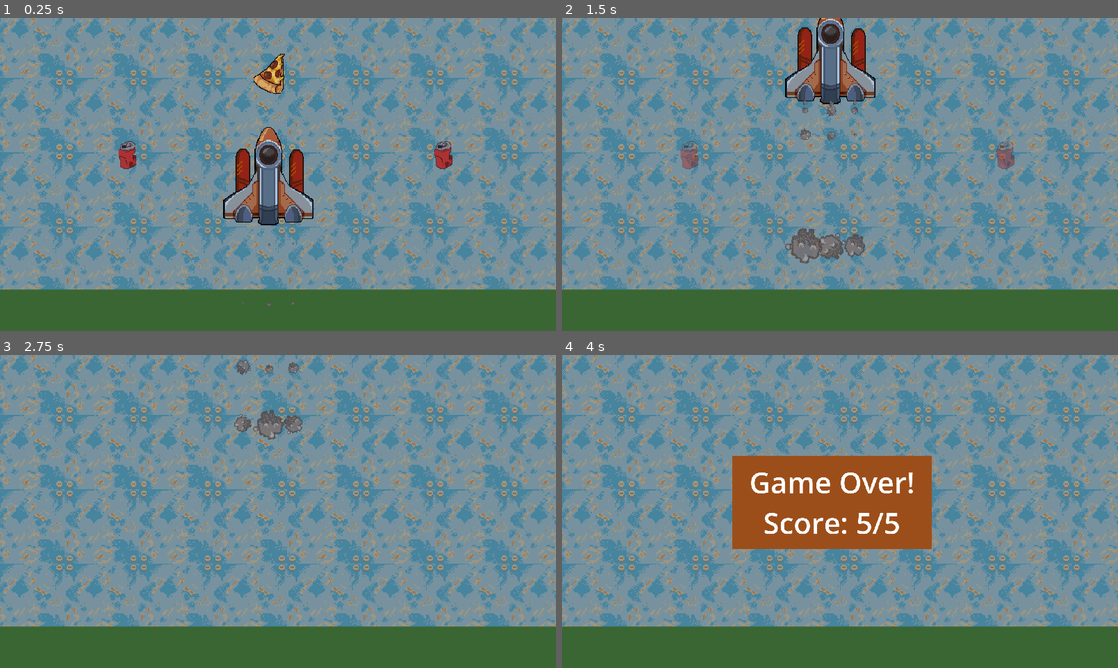
Above: before the commit, frames 1-4 (two rows, left to right).
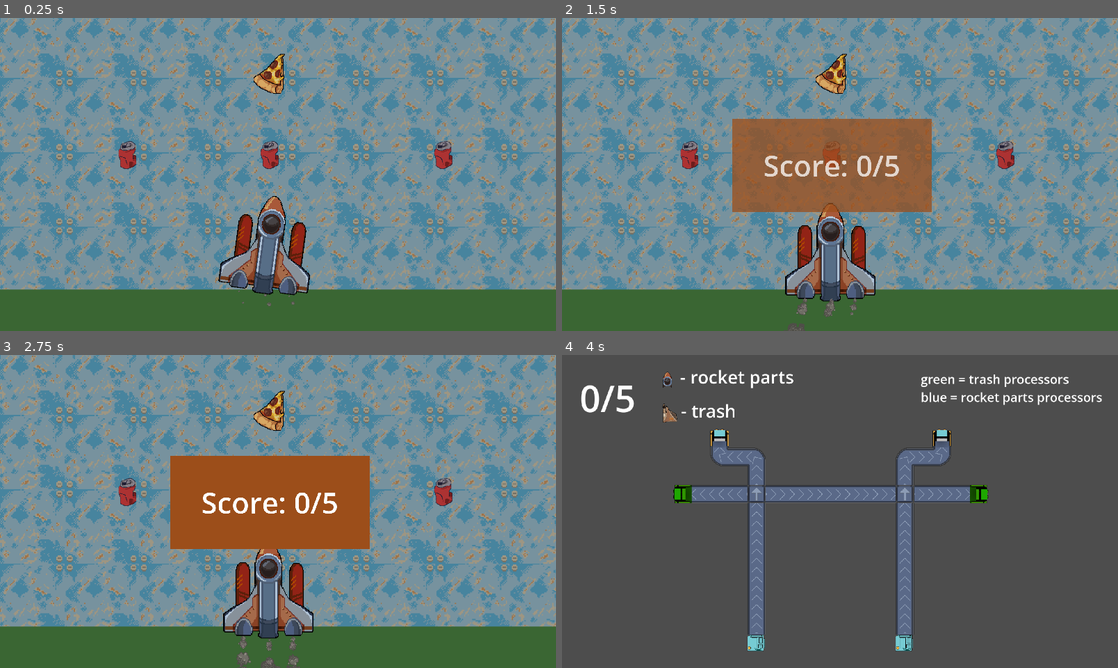
Above: after the commit, the same moments.

Repository: Boryslavc/gj60
Game: Godot game, scene res://Scenes/finalRocketAnimation.tscn
The game is run twice, just before and just after one commit, with the same random seed, the same clock (stepped at 60 frames per second) and the same inputs. This scene is started directly instead of the project's main scene. The engine's default icon, where the game draws it, is replaced by a stand-in: a white triangle on a blue panel in a dark square.
Inputs:
- Up to frame 1 (0.25 s): no input
- Up to frame 2 (1.5 s): hold D (switch_right) 0.53-1.28 s; hold S (switch_down) from 1.28 s (still down)
- Up to frame 3 (2.75 s): release S (switch_down) at 2.03 s; hold D (switch_right) from 2.03 s (still down)
- Up to frame 4 (4 s): release D (switch_right) at 2.78 s; hold W (switch_up) 2.78-3.53 s; hold A (switch_left) from 3.53 s (still down)

The runs differ from the first frame. In frame 1, 5.1% of the frame differs, in the area x 39-57%, y 34-90%; in frame 2, 17%; in frame 3, 15%; in frame 4, 100%, in the area x 0-100%, y 0-100%.

Commit message:
Add rocket scene between levels, fix port timers and level-end crash

Diff:
--- a/Data/Conveyor/receiving_port.gd
+++ b/Data/Conveyor/receiving_port.gd
@@ -19,14 +19,16 @@
 
 var _cell: Vector2i
 var _blocked := false
-
+var _block_timer := Timer.new()
 
 func _ready() -> void:
 	if _map == null:
 		set_physics_process(false)
 		return
 	_cell = _map.local_to_map(position)
-
+	_block_timer.one_shot = true
+	_block_timer.timeout.connect(_unblock)
+	add_child(_block_timer)
 
 func _physics_process(_delta: float) -> void:
 	if _blocked:
@@ -44,11 +46,14 @@
 	_map.release(_cell, item)
 	_map.try_reserve(_cell, self)
 	item.queue_free()
-	part_fed.emit(port_type, block_time)
 
 	_blocked = true
 	_show_blocked(true)
-	await get_tree().create_timer(block_time).timeout
+	_block_timer.start(block_time)
+	# Last, because a listener may end the level and remove this port from the tree.
+	part_fed.emit(port_type, block_time)
+
+func _unblock() -> void:
 	_blocked = false
 	_show_blocked(false)
 	_map.release(_cell, self)
--- a/Data/Items/item_generator.gd
+++ b/Data/Items/item_generator.gd
@@ -28,6 +28,7 @@
 
 	for x in trash_port_count + metal_port_count:
 		var timer = Timer.new()
+		timer.one_shot = true
 		node.add_child(timer)
 		timers.append(timer)
 
--- a/Data/level_flow.gd
+++ b/Data/level_flow.gd
@@ -10,11 +10,13 @@
 const MAIN_MENU := "res://Scenes/Playable Scenes/MainMenu.tscn"
 ## Loaded after the last level.
 const CREDITS := "res://Scenes/Playable Scenes/Credits.tscn"
+const ROCKET := "res://Scenes/finalRocketAnimation.tscn"
 
 signal level_started(index: int)
 
 var current_index := -1
-
+## Score of the level just finished (0-5), read by the rocket scene.
+var score := 0
 
 func start_game() -> void:
 	_load_level(0)
@@ -26,6 +28,10 @@
 	else:
 		to_credits()
 
+## Called by a level when it is finished. Shows the rocket, which then calls next_level().
+func complete_level(level_score: int) -> void:
+	score = level_score
+	get_tree().change_scene_to_file(ROCKET)
 
 func restart_level() -> void:
 	_load_level(current_index)
--- a/Scenes/Playable Scenes/Credits.tscn
+++ b/Scenes/Playable Scenes/Credits.tscn
@@ -22,11 +22,25 @@
 expand_mode = 1
 stretch_mode = 6
 
+[node name="Background2" type="ColorRect" parent="." unique_id=858577275]
+z_index = -10
+layout_mode = 1
+anchors_preset = 15
+anchor_right = 1.0
+anchor_bottom = 1.0
+grow_horizontal = 2
+grow_vertical = 2
+color = Color(0.20152658, 0.20152658, 0.20152658, 1)
+
 [node name="CenterContainer" type="CenterContainer" parent="." unique_id=383247750]
 layout_mode = 1
 anchors_preset = 15
 anchor_right = 1.0
 anchor_bottom = 1.0
+offset_left = 32.0
+offset_top = -96.0
+offset_right = 32.0
+offset_bottom = -96.0
 grow_horizontal = 2
 grow_vertical = 2
 
--- a/Scenes/Playable Scenes/level1.tscn
+++ b/Scenes/Playable Scenes/level1.tscn
@@ -67,6 +67,7 @@
 metal_sprite = ExtResource("7_piqqp")
 
 [node name="LvlManager" parent="." unique_id=1183105098 instance=ExtResource("11_ic8ai")]
+building_parts_required = 5
 
 [connection signal="part_fed" from="TileMapLayer/InputPort" to="Generator" method="_on_port_fed"]
 [connection signal="part_fed" from="TileMapLayer/InputPort2" to="Generator" method="_on_port_fed"]
--- a/Scenes/Playable Scenes/lvl_manager.gd
+++ b/Scenes/Playable Scenes/lvl_manager.gd
@@ -23,4 +23,4 @@
 	part_count += 1
 	$CanvasLayer/MarginContainer/Label.text =  str(part_count)+"/"+str(building_parts_required)
 	if part_count >= building_parts_required:
-		LevelFlow.next_level()
+		LevelFlow.complete_level(5)
--- a/Scenes/finalRocketAnimation.gd
+++ b/Scenes/finalRocketAnimation.gd
@@ -19,6 +19,8 @@
 
 
 func _ready() -> void:
+	score = LevelFlow.score
+	initial_rocket_position = rocket_builder.global_position
 	initial_rocket_position = rocket_builder.global_position
 	initial_rocket_rotation = rocket_builder.rotation
 
@@ -125,7 +127,9 @@
 
 func display_label(final_score: int) -> void:
 	color_rect.visible = true
-	label.text = "Game Over!\nScore: %d/5" % final_score
+	label.text = "Score: %d/5" % final_score
 
 	var tw = create_tween()
 	tw.tween_property(color_rect, "modulate:a", 1.0, 0.4)
+	tw.tween_interval(2.0)
+	tw.tween_callback(LevelFlow.next_level)
Binary file added: Assets/sprite_sheet.png
Not shown, added: Assets/sprite_sheet.png.import
